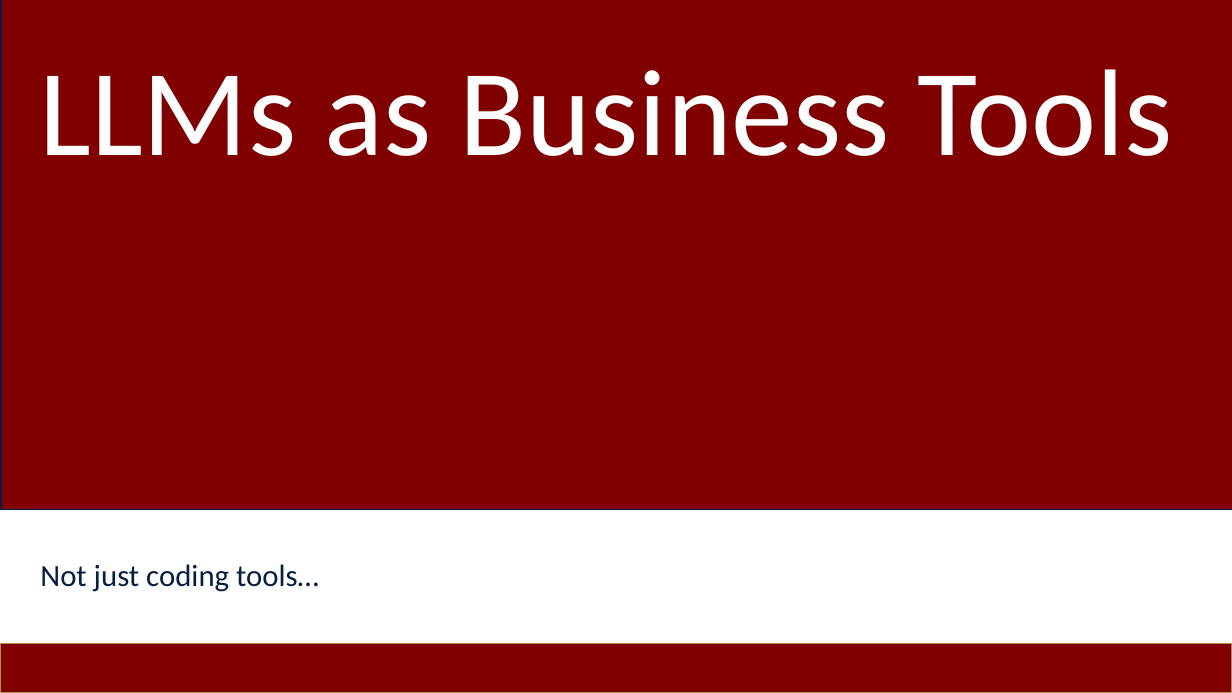
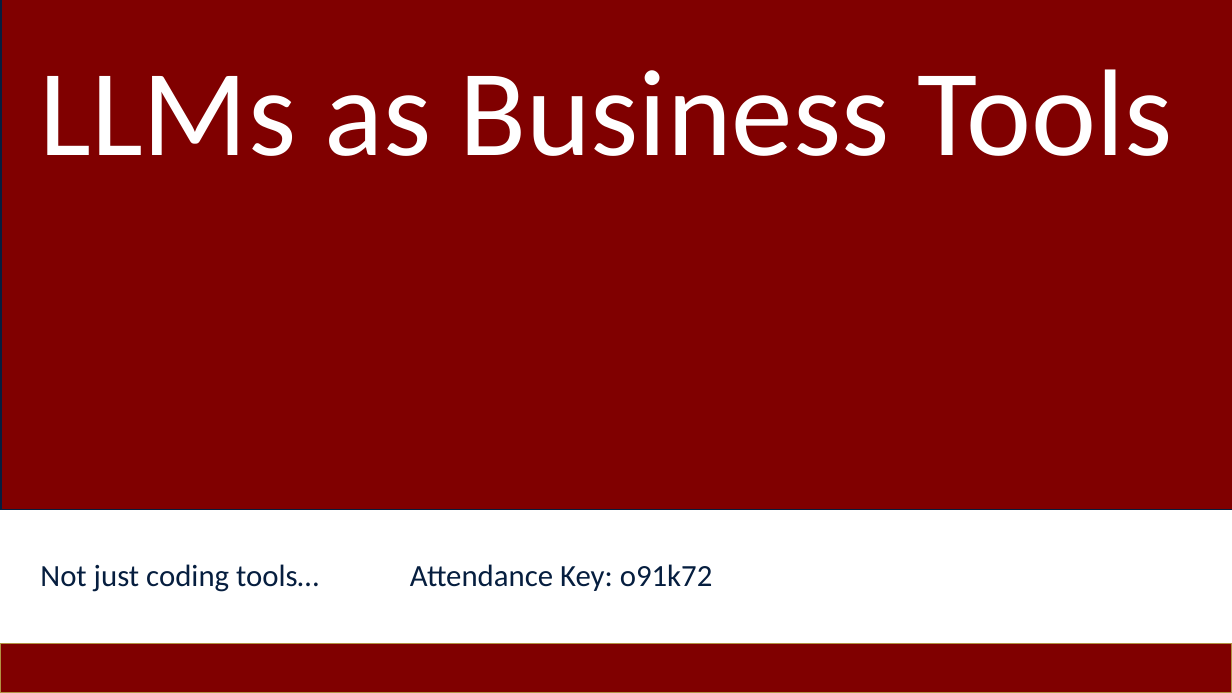
Before and after one commit to RHIT-CSSE/csse290-ai, a slide deck: slide 1 of ClassMaterials/Week8/Week8.pptx. Drawn at 1232x693 pixels with LibreOffice and Linux fonts; fonts in the diff are those of the drawing; background and template pictures are left out. Boxes give left, top, right and bottom in pixels: in the first picture for what was removed or moved away, otherwise in the second. Text is boxed around its words. In the diff, an @@ line names an element or a change of style, - is before the commit and + after.

```diff
--- a/ClassMaterials/Week8/Week8.pptx
+++ b/ClassMaterials/Week8/Week8.pptx
@@ subtitle at bbox=[40, 564, 713, 592]: text changed @@
-Not just coding tools…
+Not just coding tools… Attendance Key: o91k72
```
Also in this commit, not shown: 1 slide added, 2 other files.
